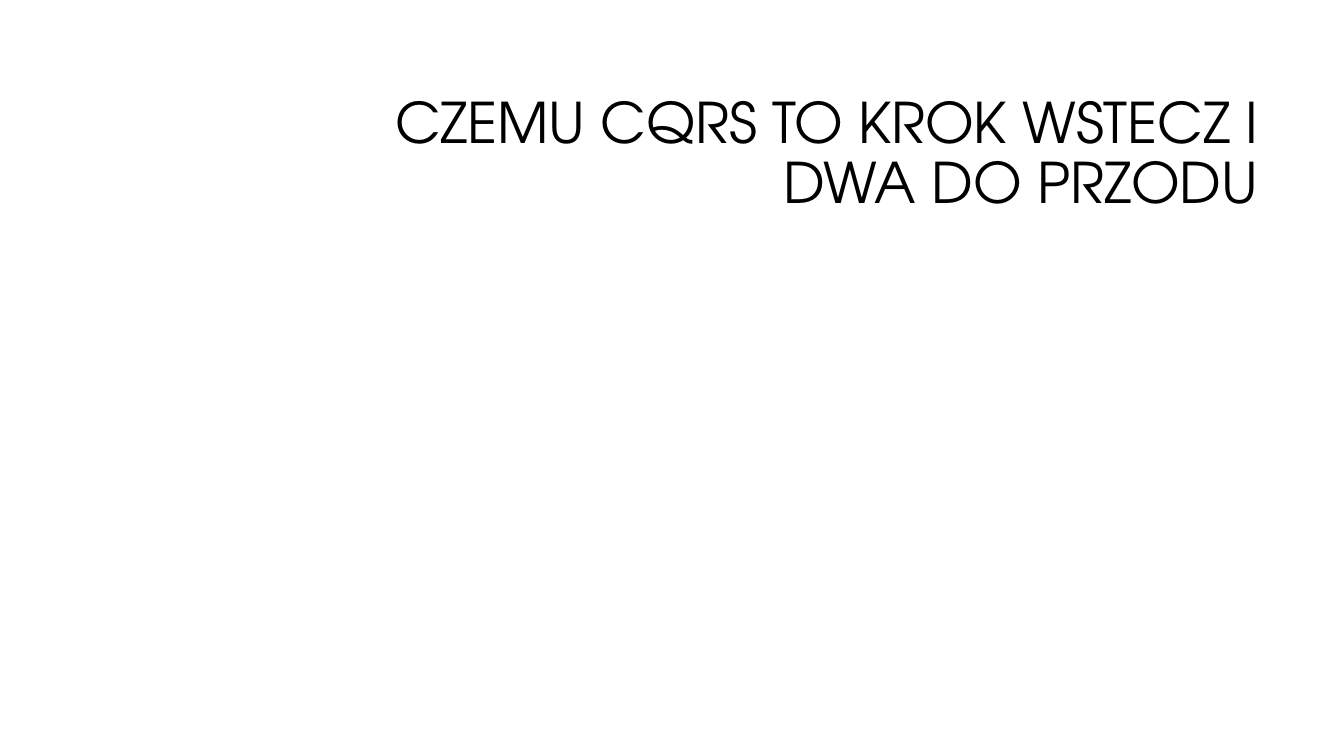
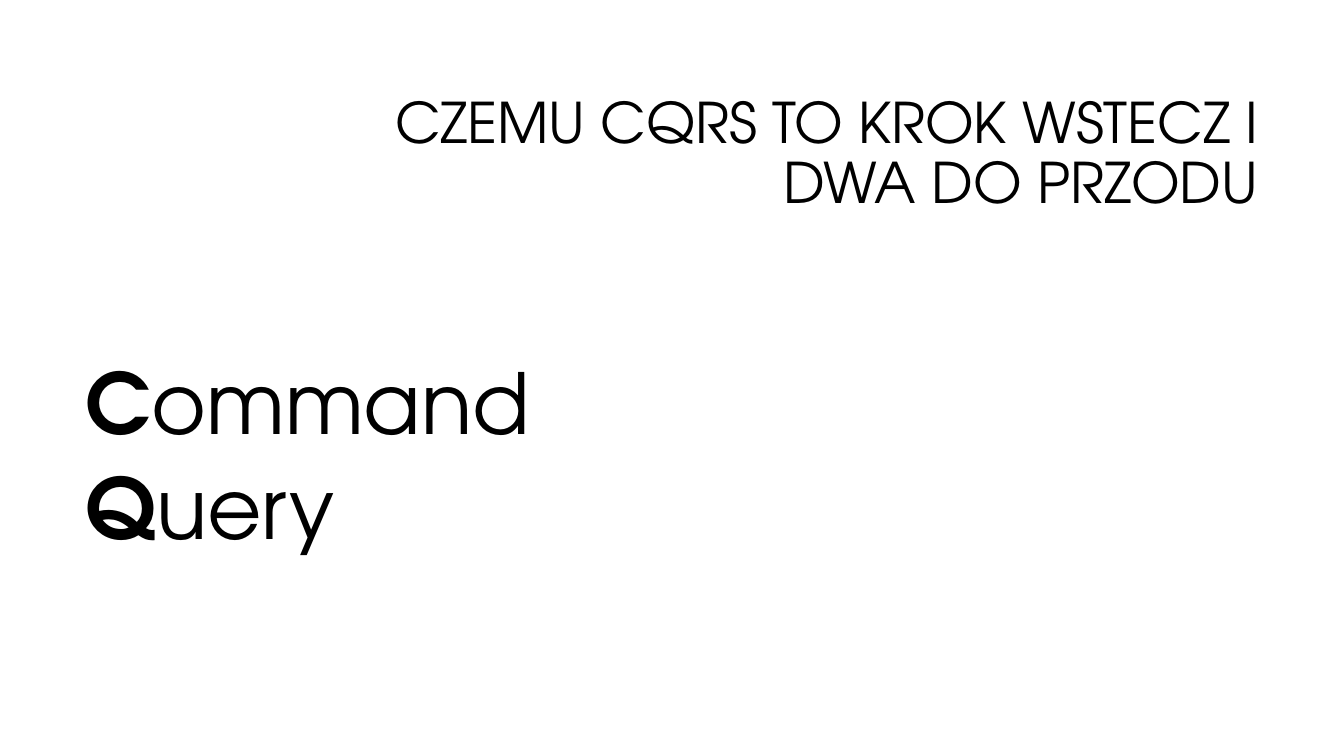
Before and after one commit to oskardudycz/EventSourcing.NetCore, a slide deck: slide 24 of Slides.pptx (slide 23 before the commit). Drawn at 1344x756 pixels with LibreOffice and Linux fonts; fonts in the diff are those of the drawing; background and template pictures are left out. Boxes give left, top, right and bottom in pixels: in the first picture for what was removed or moved away, otherwise in the second. Text is boxed around its words. In the diff, an @@ line names an element or a change of style, - is before the commit and + after.

Commit message:
Added cqrs slides

```diff
--- a/Slides.pptx
+++ b/Slides.pptx
@@ text added at (x1=86, y1=370, x2=530, y2=555), 60 pt, text #000000 @@
+Command
+Query
```
Also in this commit, not shown: 9 slides added.
